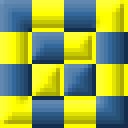
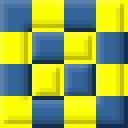
Comparing the layer stacks of the two 128x128 images. Changes:
pixels changed over [0, 0, 124, 124] (layer not identified)
